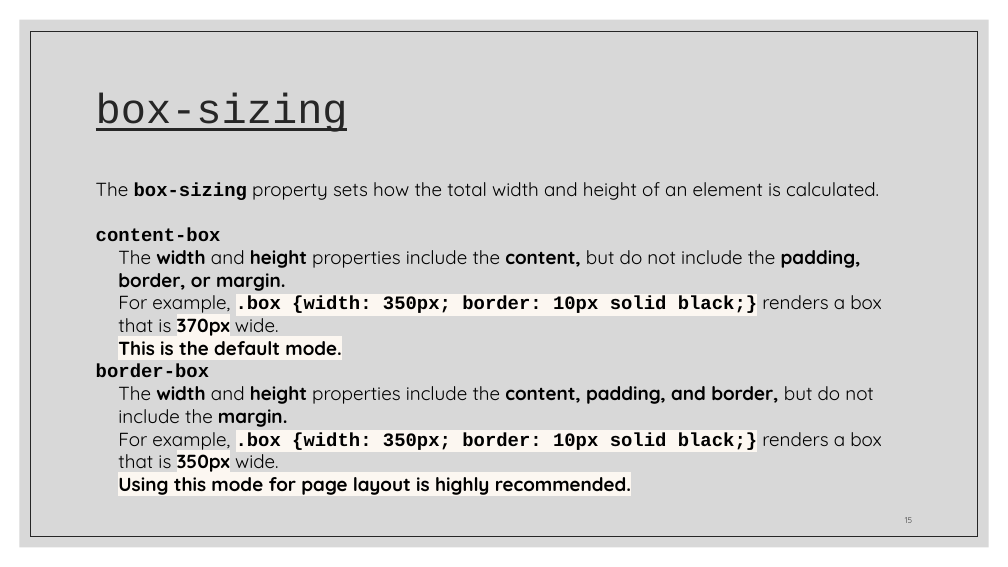
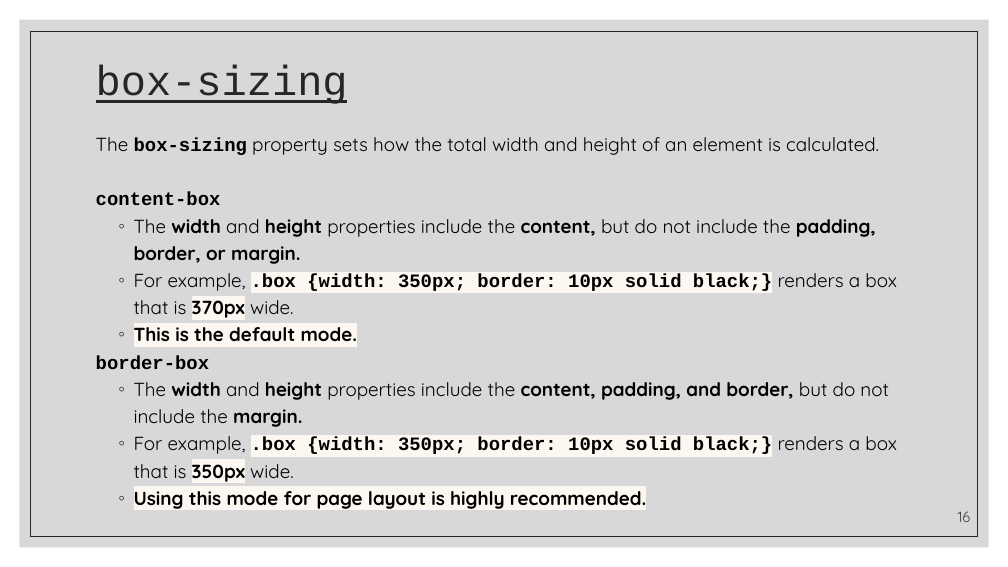
Before and after one commit to zackstotts/base-node-curriculum, a slide deck: slide 16 of unit_00/html_review/02 CSS.pptx (slide 15 before the commit). Drawn at 1008x567 pixels with LibreOffice and Linux fonts; fonts in the diff are those of the drawing. Boxes give left, top, right and bottom in pixels: in the first picture for what was removed or moved away, otherwise in the second. Text is boxed around its words. In the diff, an @@ line names an element or a change of style, - is before the commit and + after.

```diff
--- a/unit_00/html_review/02 CSS.pptx
+++ b/unit_00/html_review/02 CSS.pptx
@@ title "box-sizing": place and size @@
-title "box-sizing" at box(96, 92, 348, 132)
+title "box-sizing" at box(96, 65, 348, 104)
@@ text "The box-sizing property sets how ...": place and size @@
-text "The box-sizing property sets how ..." at box(96, 182, 882, 495)
+text "The box-sizing property sets how ..." at box(96, 137, 897, 509)
@@ text "The box-sizing property sets how ..." at box(96, 137, 897, 509): line spacing 1 to 1.2; bullet none to ◦ @@
@@ page number at box(958, 511, 971, 522): text changed; size 8 to 14 pt @@
-15
+16
```
Also in this commit, not shown: 6 other slides changed, 1 slide added.
